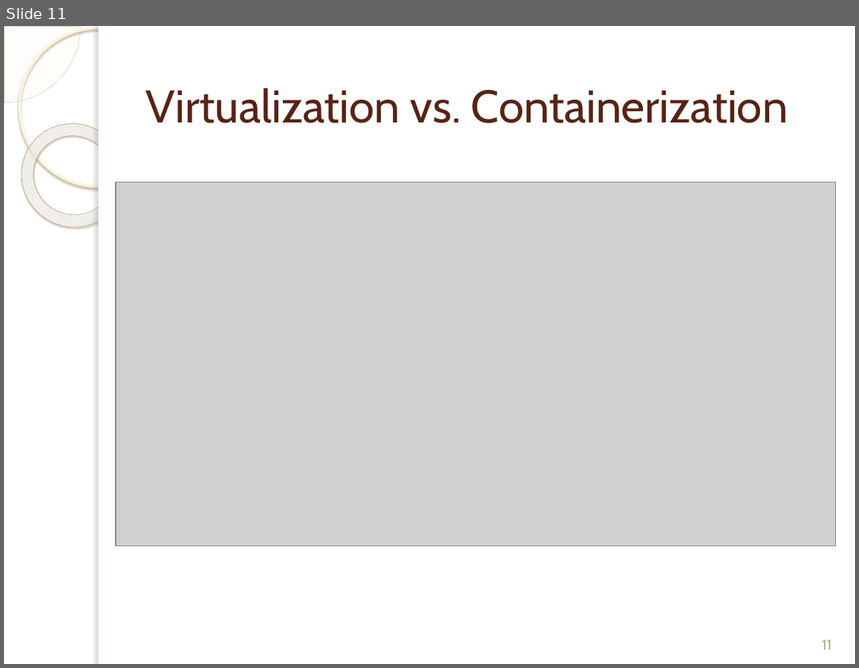
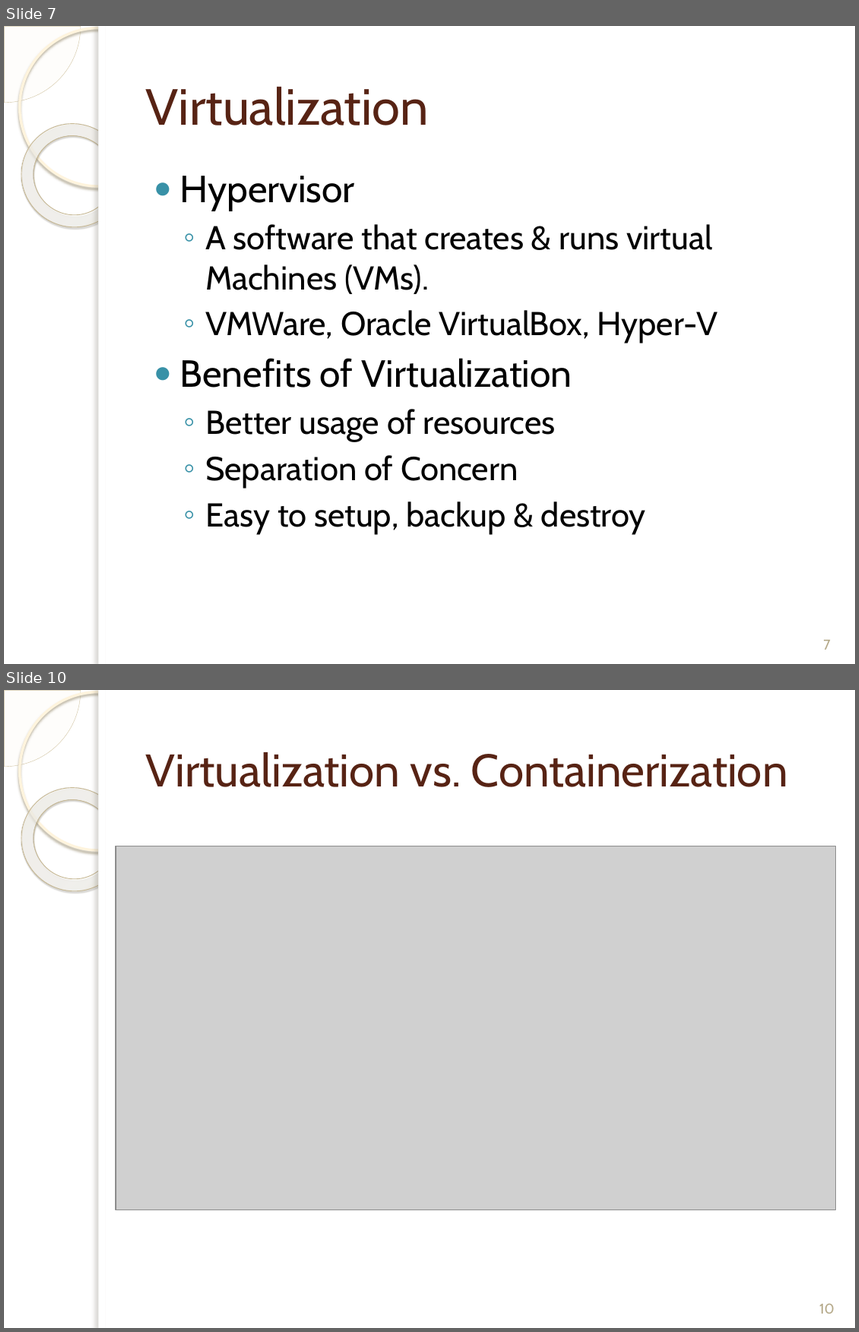
Before and after one commit to bilalshahzad139/first-step-towards-professional-career, a slide deck: Docker/Intro_to_Docker_Bilal_Shahzad.pptx. Shown one above the other, each under a label of ours: slide 11 before the commit, slides 7 and 10 after it; the slides between them are not shown. The pictures are 859x668 and 859x1332 pixels, drawn with LibreOffice and Linux fonts; fonts in the diff are those of the drawing; grey boxes stand for pictures; background and template pictures are left out. Boxes give left, top, right and bottom in pixels: in the first picture for what was removed or moved away, otherwise in the second. Text is boxed around its words. In the diff, an @@ line names an element or a change of style, - is before the commit and + after.

```diff
--- a/Docker/Intro_to_Docker_Bilal_Shahzad.pptx
+++ b/Docker/Intro_to_Docker_Bilal_Shahzad.pptx
@@ slide 7 added at box(4, 26, 855, 664), background picture (left out); not listed: 5 template elements that a slide beside it also shows @@
@@ title added at box(146, 87, 429, 126), 43 pt, text #572314 @@
+Virtualization
@@ text added at box(180, 176, 718, 534), 28 pt, text #000000 @@
+● Hypervisor
+  ◦ A software that creates & runs virtual Machines (VMs).
+  ◦ VMWare, Oracle VirtualBox, Hyper-V
+● Benefits of Virtualization
+  ◦ Better usage of resources
+  ◦ Separation of Concern
+  ◦ Easy to setup, backup & destroy
@@ page number added at box(823, 640, 830, 650), 12 pt, text #B6A98A @@
+7
@@ what was slide 11 is now slide 10 @@
@@ page number at box(819, 1304, 835, 1314): text changed @@
-11
+10
```
Also in this commit, not shown: 7 slides changed, 5 other slides added, 1 other file.
